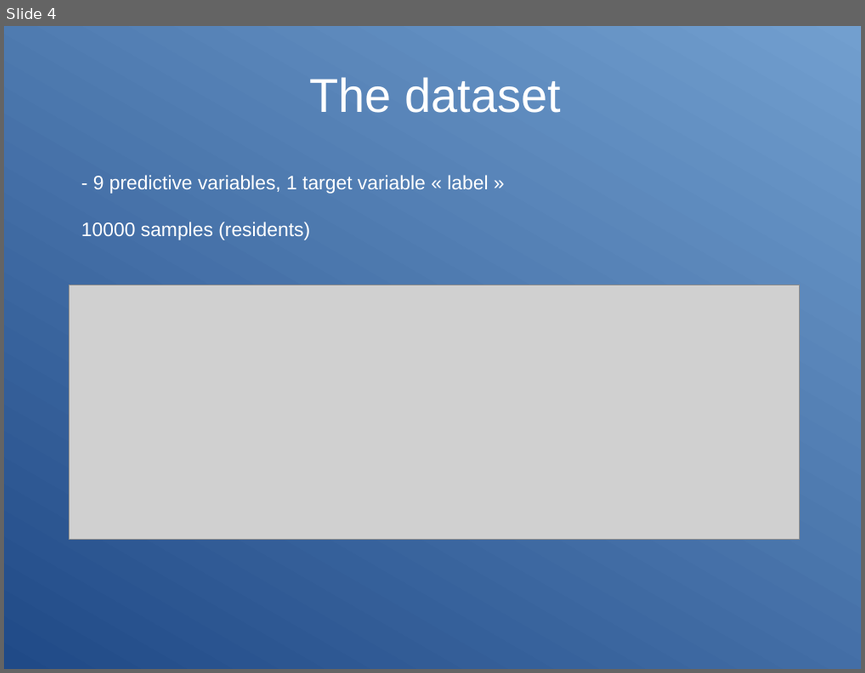
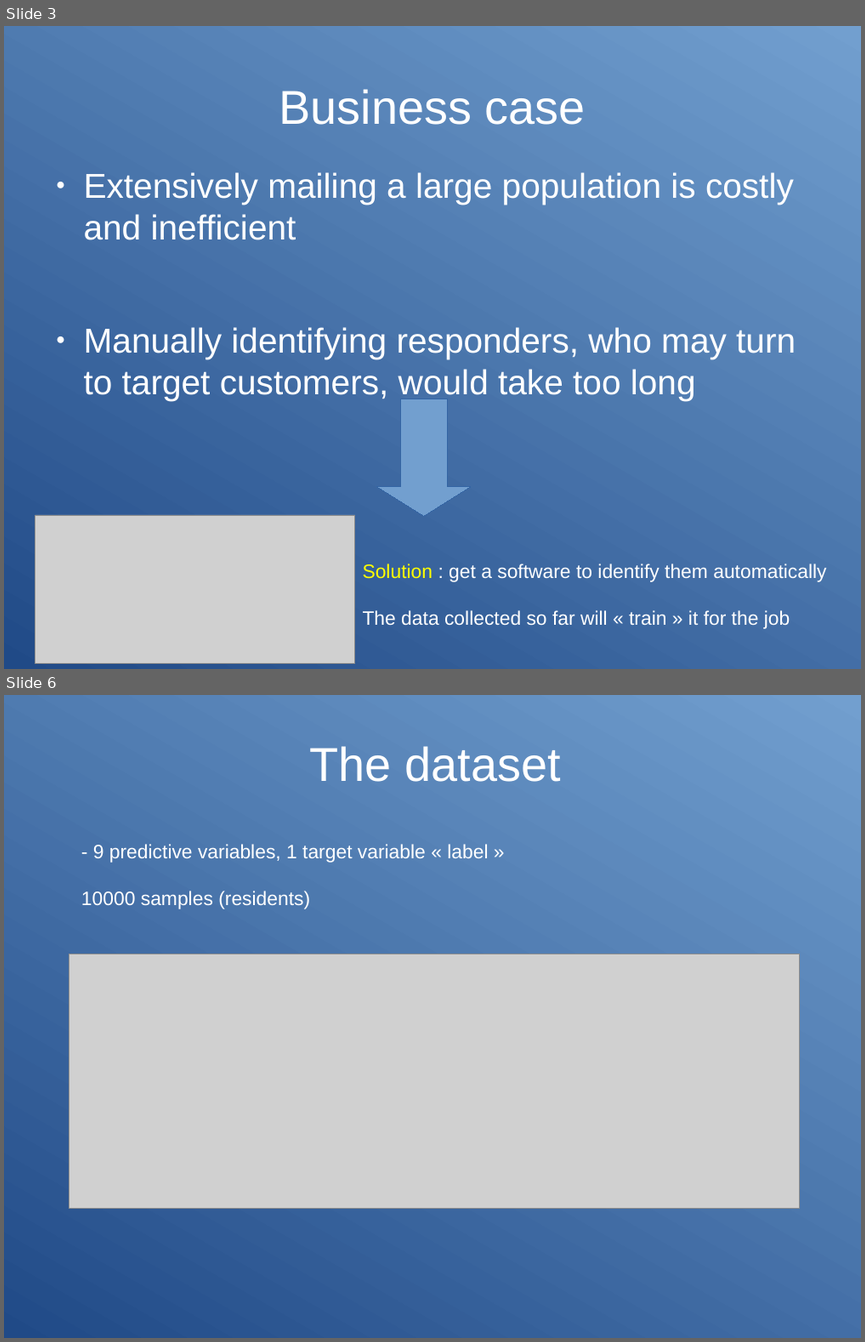
Before and after one commit to opsabarsec/mailings_response_prediction, a slide deck: documents/presentation.odp. Shown one above the other, each under a label of ours: slide 4 before the commit, slides 3 and 6 after it; the slides between them are not shown. The pictures are 865x673 and 865x1342 pixels, drawn with LibreOffice and Linux fonts; fonts in the diff are those of the drawing; grey boxes stand for pictures. Boxes give left, top, right and bottom in pixels: in the first picture for what was removed or moved away, otherwise in the second. Text is boxed around its words. In the diff, an @@ line names an element or a change of style, - is before the commit and + after.

```diff
--- a/documents/presentation.odp
+++ b/documents/presentation.odp
@@ slide 3 added at (4, 26, 861, 669), background gradient #204A87 to #729FCF @@
@@ title added at (279, 89, 585, 125), 44 pt, text #FFFFFF @@
+Business case
@@ text added at (84, 172, 795, 401), 32 pt, text #FFFFFF @@
+● Extensively mailing a large population is costly and inefficient
+● Manually identifying responders, who may turn to target customers, would take too long
@@ down arrow added at (377, 399, 471, 516), fill #729FCF, outline #3465A4 0 pt @@
@@ picture added at (35, 515, 355, 664) @@
@@ text added at (363, 563, 826, 629), 18 pt, text #FFFFFF @@
+Solution : get a software to identify them automatically
+The data collected so far will « train » it for the job
@@ what was slide 4 is now slide 6 @@
```
Also in this commit, not shown: 5 slides changed, 15 other slides added, 12 slides removed, 9 other files.
